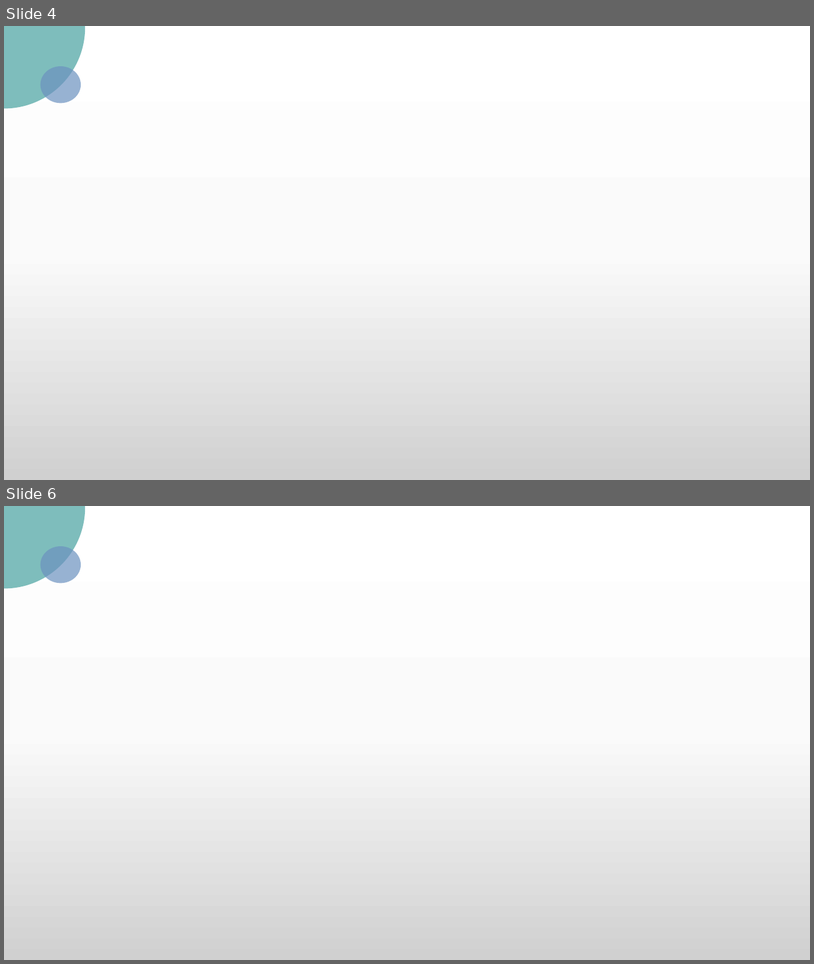
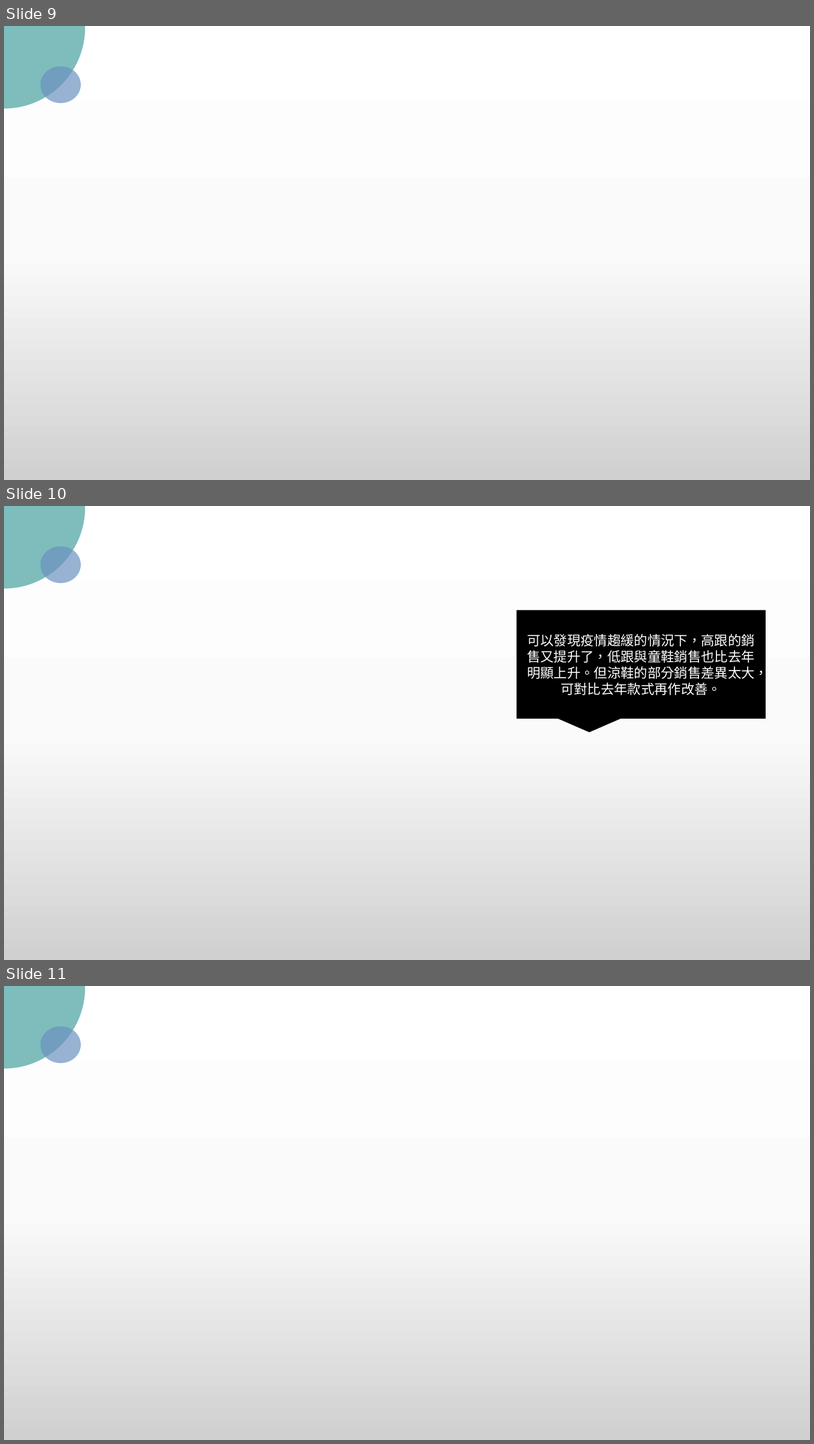
Before and after one commit to Crystal9202/SideProject02-DataAnalysis, a slide deck: Sideprojetc.pptx. Shown one above the other, each under a label of ours: slides 4 and 6 before the commit, slides 9, 10 and 11 after it; the slides between them are not shown. The pictures are 814x964 and 814x1444 pixels, drawn with LibreOffice and Linux fonts; fonts in the diff are those of the drawing; background and template pictures are left out. Boxes give left, top, right and bottom in pixels: in the first picture for what was removed or moved away, otherwise in the second. Text is boxed around its words. In the diff, an @@ line names an element or a change of style, - is before the commit and + after.

```diff
--- a/Sideprojetc.pptx
+++ b/Sideprojetc.pptx
@@ slide 10 added at box(4, 506, 810, 960), background picture (left out) @@
@@ ellipse added at box(4, 506, 85, 588), fill #48A2A0 at 70% opacity @@
@@ ellipse added at box(40, 547, 81, 583), fill #6C92C0 at 70% opacity @@
@@ speech box added at box(517, 610, 765, 718), fill #000000, outline #000000 1 pt, 16 pt, text #FFFFFF @@
+可以發現疫情趨緩的情況下，高跟的銷售又提升了，低跟與童鞋銷售也比去年明顯上升。但涼鞋的部分銷售差異太大，可對比去年款式再作改善。
@@ what was slide 4 is now slide 9 @@
@@ what was slide 6 is now slide 11 @@
```
Also in this commit, not shown: 3 slides changed, 14 other slides added, 8 slides removed, 3 other files.
